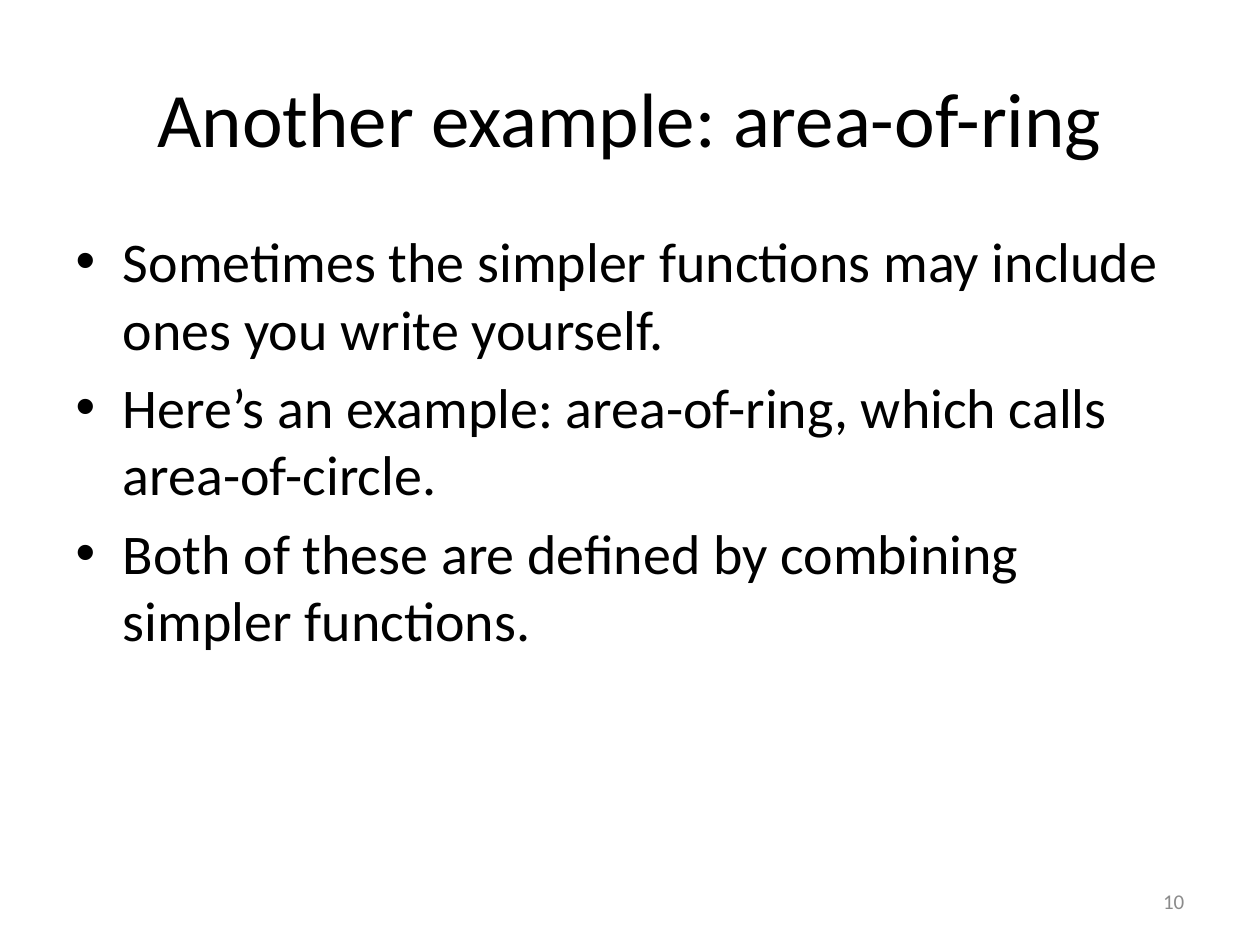
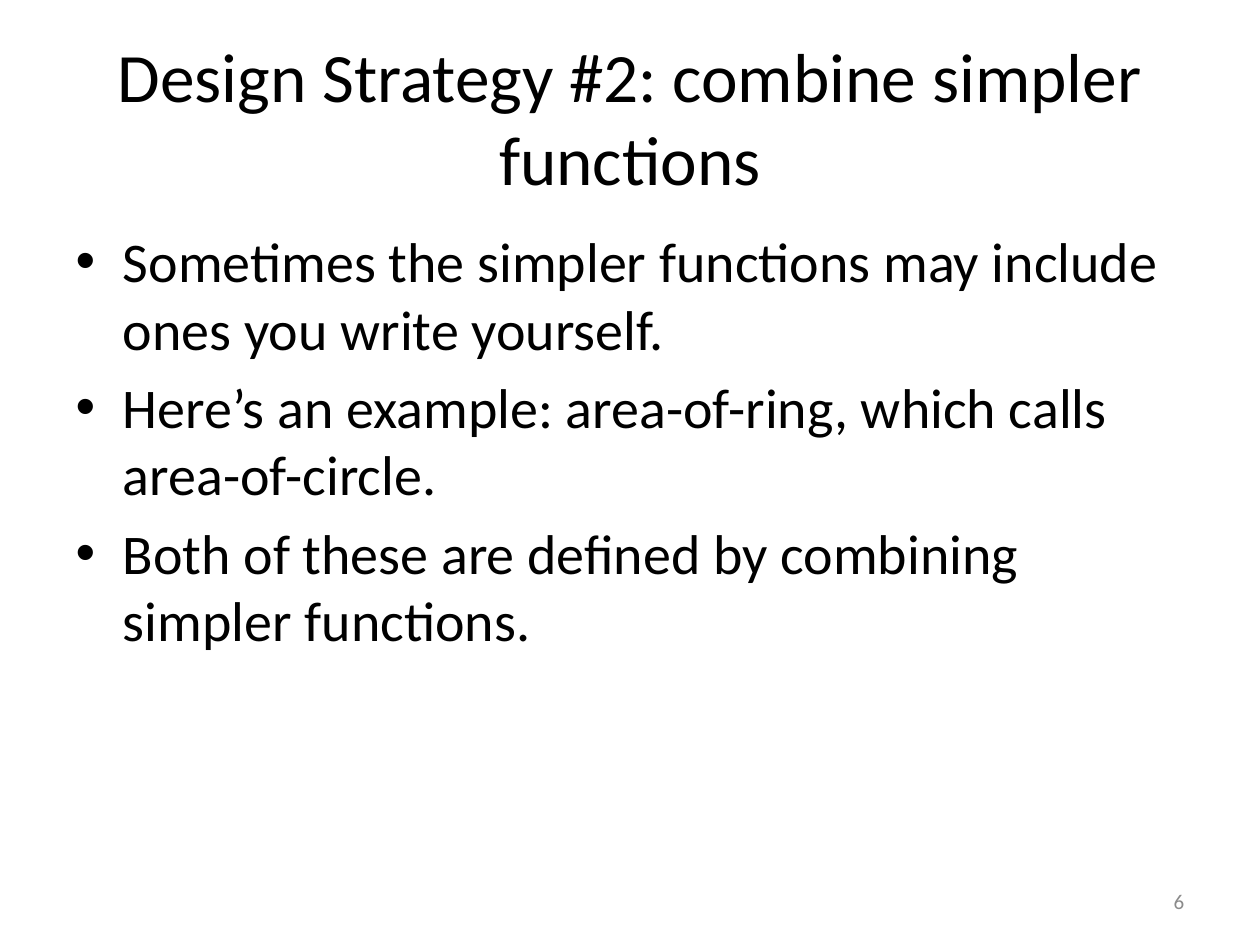
Before and after one commit to mwand/cs5010f17, a slide deck: slide 6 of Slides/Lesson 2.2 Design Strategies.pptx (slide 10 before the commit). Drawn at 1260x945 pixels with LibreOffice and Linux fonts; fonts in the diff are those of the drawing. Boxes give left, top, right and bottom in pixels: in the first picture for what was removed or moved away, otherwise in the second. Text is boxed around its words. In the diff, an @@ line names an element or a change of style, - is before the commit and + after.

```diff
--- a/Slides/Lesson 2.2 Design Strategies.pptx
+++ b/Slides/Lesson 2.2 Design Strategies.pptx
@@ title at [118, 54, 1141, 186]: text changed; size 44 to 39.6 pt @@
-Another example: area-of-ring
+Design Strategy #2: combine simpler functions
@@ page number at [1174, 895, 1185, 909]: text changed @@
-10
+6
```
Also in this commit, not shown: 5 other slides changed, 4 slides removed, 1 other file.
